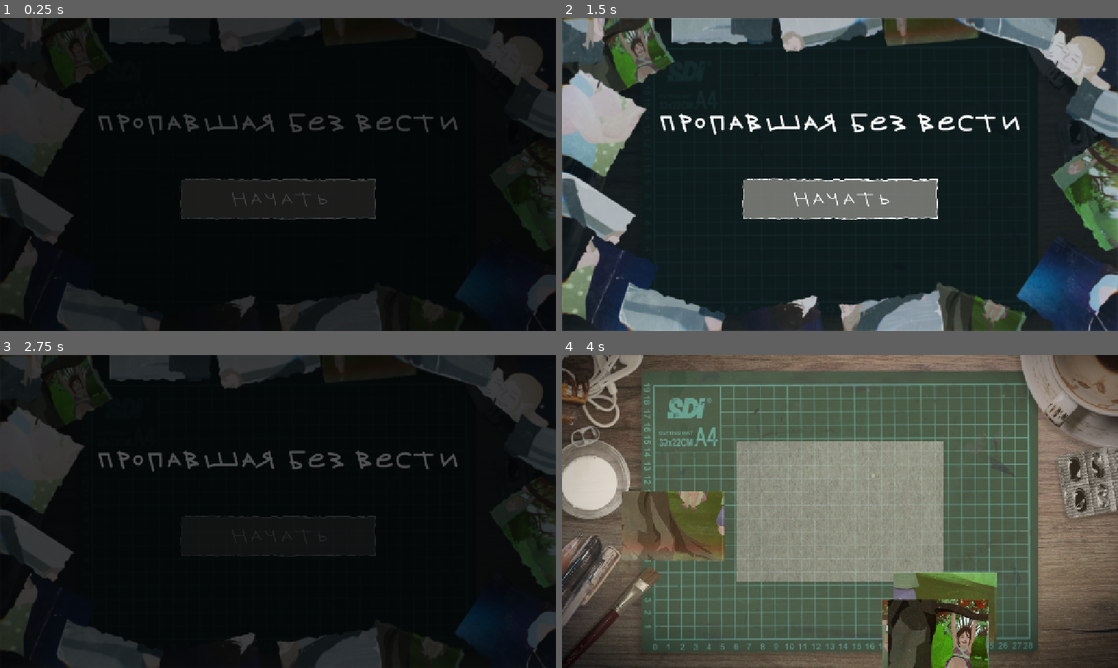
Above: before the commit, frames 1-4 (two rows, left to right).
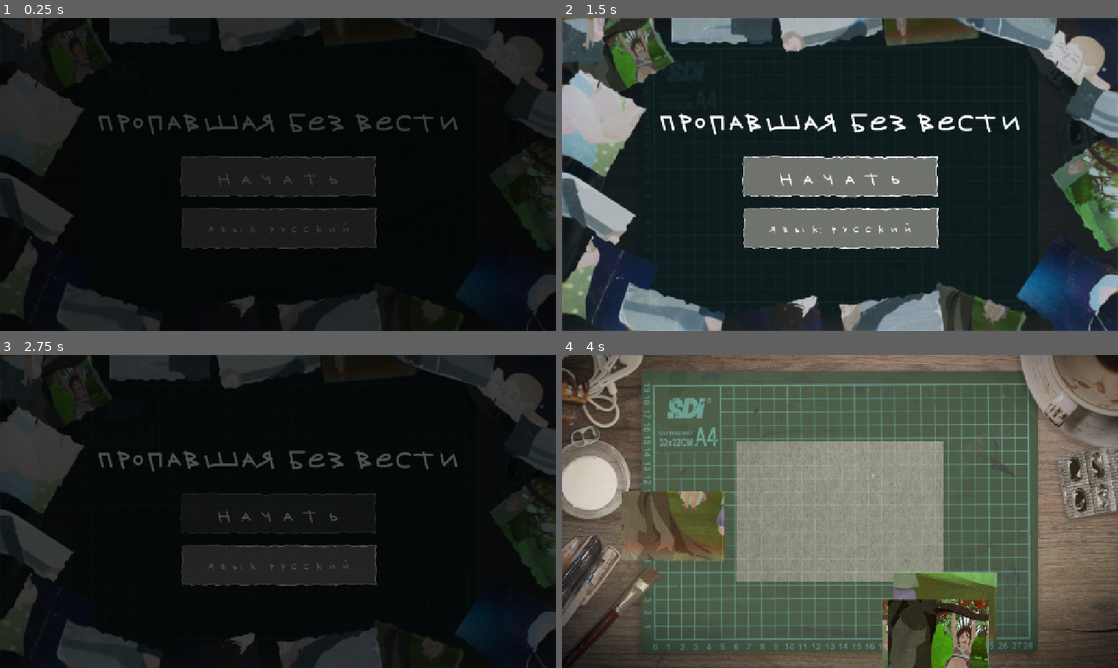
Above: after the commit, the same moments.

Repository: makaroshechke/the-missing
Game: Godot game, scene res://scenes/MainMenu.tscn
Two runs of this game, one before a commit and one after it. Both use one fixed random seed, a clock stepped at 60 frames per second and the inputs below. Sound files missing from this copy of the repository are replaced by a short silence.
Inputs (mouse positions are in pixels of both pictures, inside the frame that each line leads up to; where the layout moved, square brackets give the same spot in the first picture):
- Up to frame 1 (0.25 s): no input
- Up to frame 2 (1.5 s): click (840, 227) at 0.5 s, where only the run after the commit has a clickable "Язык: русский"; click (840, 227) at 1.25 s, where only the run after the commit has a clickable "Language: english"
- Up to frame 3 (2.75 s): click (278, 514) [278, 536] at 2 s
- Up to frame 4 (4 s): click (840, 564) at 2.75 s, where only the run after the commit has a clickable "Язык: русский"; drag from (906, 570) to (934, 633) at 3.52 s

The runs differ from the first frame. In frame 1, 4.8% of the frame differs, in the area x 32-68%, y 44-74%; in frame 2, 7.8%; in frame 3, 3.7%; in frame 4, nothing differs.

Commit message:
Update localization

Diff:
--- /dev/null
+++ b/localization/localization_manager.gd
@@ -0,0 +1,84 @@
+extends Node
+
+signal language_changed
+
+const SAVE_PATH := "user://settings.cfg"
+const SECTION := "localization"
+const KEY_LANG := "language"
+
+# 0 - Русский ("ru"), 1 - Английский ("en")
+var current_lang: String = "ru"
+
+var translations: Dictionary = {
+	"game_title": {
+		"ru": "Пропавшая без вести",
+		"en": "The Missing"
+	},
+	"btn_start": {
+		"ru": "Начать",
+		"en": "Start"
+	},
+	"btn_settings": {
+		"ru": "Настройки",
+		"en": "Settings"
+	},
+	"lang_button": {
+		"ru": "Язык: русский",
+		"en": "Language: english"
+	},
+	# Игровые/системные сообщения (пример)
+	"hint_puzzle": {
+		"ru": "Перетащите фрагменты, чтобы собрать картину.",
+		"en": "Drag the pieces to complete the picture."
+	},
+	# Финальная сцена (EndingScene)
+	"ending_text_1": {
+		"ru": "По итогам 2025 года в России десятки тысяч людей\nтак и не вернулись домой , растворившись\nв статистике ненайденных .",
+		"en": "According to 2025 figures in Russia , tens of thousands\n of people never made it home , dissolving\ninto the statistics of the missing ."
+	},
+	"ending_text_2": {
+		"ru": "Единственное , что остается их близким в этой\nзвенящей тишине — это призрачная надежда\nи наши воспоминания о них .",
+		"en": "All that remains for their loved ones in this\nringing silence is a faint , ghostly hope\nand our memories of them ."
+	}
+}
+
+func _ready() -> void:
+	load_language()
+
+func set_language_by_index(index: int) -> void:
+	set_language("en" if index == 1 else "ru")
+
+func set_language(lang_code: String) -> void:
+	if lang_code != "ru" and lang_code != "en":
+		lang_code = "ru"
+	current_lang = lang_code
+	save_language()
+	language_changed.emit()
+
+func toggle_language() -> void:
+	set_language("en" if current_lang == "ru" else "ru")
+
+func get_lang_index() -> int:
+	return 1 if current_lang == "en" else 0
+
+func tr_key(key: String) -> String:
+	if not translations.has(key):
+		push_warning("Missing translation key: " + key)
+		return key
+	var entry: Dictionary = translations[key]
+	if entry.has(current_lang):
+		return str(entry[current_lang])
+	return str(entry.get("ru", key))
+
+func save_language() -> void:
+	var cfg := ConfigFile.new()
+	cfg.load(SAVE_PATH)
+	cfg.set_value(SECTION, KEY_LANG, current_lang)
+	cfg.save(SAVE_PATH)
+
+func load_language() -> void:
+	var cfg := ConfigFile.new()
+	if cfg.load(SAVE_PATH) == OK:
+		var saved: String = str(cfg.get_value(SECTION, KEY_LANG, "ru"))
+		if saved == "ru" or saved == "en":
+			current_lang = saved
--- /dev/null
+++ b/localization/localized_text.gd
@@ -0,0 +1,12 @@
+extends Label
+
+@export var translation_key: String = ""
+
+func _ready() -> void:
+	LocalizationManager.language_changed.connect(_update_text)
+	_update_text()
+
+func _update_text() -> void:
+	if translation_key.is_empty():
+		return
+	text = LocalizationManager.tr_key(translation_key)
--- a/project.godot
+++ b/project.godot
@@ -18,6 +18,7 @@
 [autoload]
 
 AudioManager="*uid://10538fi40wwl"
+LocalizationManager="*uid://ct3l7yyoe74ii"
 
 [display]
 
--- a/scenes/EndingScene.tscn
+++ b/scenes/EndingScene.tscn
@@ -2,6 +2,7 @@
 
 [ext_resource type="Script" uid="uid://c3i1n5uccoms3" path="res://scripts/ending_scene.gd" id="1_as4tj"]
 [ext_resource type="FontFile" uid="uid://b8krovulyf1sc" path="res://assets/alcotton.ttf" id="3_4qy0h"]
+[ext_resource type="Script" uid="uid://5omuae6r0swk" path="res://localization/localized_text.gd" id="3_oygov"]
 
 [sub_resource type="FontVariation" id="FontVariation_ldsnl"]
 base_font = ExtResource("3_4qy0h")
@@ -49,6 +50,8 @@
 в статистике ненайденных."
 label_settings = SubResource("LabelSettings_ldsnl")
 horizontal_alignment = 1
+script = ExtResource("3_oygov")
+translation_key = "ending_text_1"
 
 [node name="Text2" type="Label" parent="." unique_id=1499145454]
 modulate = Color(1, 1, 1, 0)
@@ -68,3 +71,5 @@
 и наши воспоминания о них."
 label_settings = SubResource("LabelSettings_ldsnl")
 horizontal_alignment = 1
+script = ExtResource("3_oygov")
+translation_key = "ending_text_2"
--- a/scenes/MainMenu.tscn
+++ b/scenes/MainMenu.tscn
@@ -3,6 +3,7 @@
 [ext_resource type="Script" uid="uid://own257yyw5x0" path="res://scripts/main_menu.gd" id="1_ow34m"]
 [ext_resource type="Texture2D" uid="uid://d0woswesn6plk" path="res://assets/backgrounds/пазал 0.png" id="2_l72w3"]
 [ext_resource type="Texture2D" uid="uid://dh3exwrrok2ex" path="res://assets/button.png" id="3_826wr"]
+[ext_resource type="Script" uid="uid://5omuae6r0swk" path="res://localization/localized_text.gd" id="3_l72w3"]
 [ext_resource type="FontFile" uid="uid://b8krovulyf1sc" path="res://assets/alcotton.ttf" id="4_ucygd"]
 
 [sub_resource type="FontVariation" id="FontVariation_glbon"]
@@ -13,6 +14,24 @@
 font = SubResource("FontVariation_glbon")
 font_size = 74
 outline_size = 5
+
+[sub_resource type="FontVariation" id="FontVariation_l72w3"]
+base_font = ExtResource("4_ucygd")
+spacing_glyph = -17
+
+[sub_resource type="LabelSettings" id="LabelSettings_826wr"]
+font = SubResource("FontVariation_l72w3")
+font_size = 52
+outline_size = 2
+
+[sub_resource type="FontVariation" id="FontVariation_ucygd"]
+base_font = ExtResource("4_ucygd")
+spacing_glyph = -5
+
+[sub_resource type="LabelSettings" id="LabelSettings_mipys"]
+font = SubResource("FontVariation_ucygd")
+font_size = 25
+outline_size = 2
 
 [node name="MainMenu" type="Control" unique_id=175852005]
 layout_mode = 3
@@ -43,6 +62,8 @@
 text = "Пропавшая без вести"
 label_settings = SubResource("LabelSettings_jix8l")
 horizontal_alignment = 1
+script = ExtResource("3_l72w3")
+translation_key = "game_title"
 
 [node name="StartButton" type="Button" parent="." unique_id=853063222]
 layout_mode = 1
@@ -51,14 +72,76 @@
 anchor_top = 0.5
 anchor_right = 0.5
 anchor_bottom = 0.5
-offset_left = -231.5
-offset_top = 2.5
-offset_right = 231.5
-offset_bottom = 109.5
+offset_left = -231.0
+offset_top = -49.0
+offset_right = 232.0
+offset_bottom = 58.0
 grow_horizontal = 2
 grow_vertical = 2
+theme_override_fonts/font = ExtResource("4_ucygd")
+theme_override_font_sizes/font_size = 48
 icon = ExtResource("3_826wr")
 flat = true
+icon_alignment = 1
+
+[node name="Start" type="Label" parent="StartButton" unique_id=473161619]
+layout_mode = 1
+anchors_preset = 8
+anchor_left = 0.5
+anchor_top = 0.5
+anchor_right = 0.5
+anchor_bottom = 0.5
+offset_left = -448.5
+offset_top = -51.5
+offset_right = 446.5
+offset_bottom = 52.5
+grow_horizontal = 2
+grow_vertical = 2
+text = "Начать"
+label_settings = SubResource("LabelSettings_826wr")
+horizontal_alignment = 1
+vertical_alignment = 1
+script = ExtResource("3_l72w3")
+translation_key = "btn_start"
+
+[node name="LanguageButton" type="Button" parent="." unique_id=2083146923]
+layout_mode = 1
+anchors_preset = 8
+anchor_left = 0.5
+anchor_top = 0.5
+anchor_right = 0.5
+anchor_bottom = 0.5
+offset_left = -229.0
+offset_top = 70.0
+offset_right = 234.0
+offset_bottom = 177.0
+grow_horizontal = 2
+grow_vertical = 2
+theme_override_fonts/font = ExtResource("4_ucygd")
+theme_override_font_sizes/font_size = 48
+icon = ExtResource("3_826wr")
+flat = true
+icon_alignment = 1
+
+[node name="language" type="Label" parent="LanguageButton" unique_id=13985687]
+layout_mode = 1
+anchors_preset = 8
+anchor_left = 0.5
+anchor_top = 0.5
+anchor_right = 0.5
+anchor_bottom = 0.5
+offset_left = -448.5
+offset_top = -51.5
+offset_right = 446.5
+offset_bottom = 52.5
+grow_horizontal = 2
+grow_vertical = 2
+text = "Язык: русский"
+label_settings = SubResource("LabelSettings_mipys")
+horizontal_alignment = 1
+vertical_alignment = 1
+script = ExtResource("3_l72w3")
+translation_key = "lang_button"
 
 [node name="FadeLayer" type="ColorRect" parent="." unique_id=1603021455]
 layout_mode = 1
--- a/scripts/ending_scene.gd
+++ b/scripts/ending_scene.gd
@@ -5,8 +5,9 @@
 @onready var text1: Label = $Text1
 @onready var text2: Label = $Text2
 
-
 func _ready() -> void:
+	text1.text = LocalizationManager.tr_key("ending_text_1")
+	text2.text = LocalizationManager.tr_key("ending_text_2")
 	text1.modulate.a = 0.0
 	text2.modulate.a = 0.0
 	await get_tree().create_timer(1.0).timeout
--- a/scripts/main_menu.gd
+++ b/scripts/main_menu.gd
@@ -3,6 +3,7 @@
 @export var first_puzzle_scene: String = "res://scenes/PuzzleLevel.tscn"
 
 @onready var start_button: Button = $StartButton
+@onready var lang_button: Button = $LanguageButton
 @onready var fade_layer: ColorRect = $FadeLayer
 
 func _ready() -> void:
@@ -10,9 +11,16 @@
 	fade_layer.mouse_filter = Control.MOUSE_FILTER_IGNORE
 	fade_layer.move_to_front()
 	fade_layer.modulate.a = 1.0
+
 	start_button.pressed.connect(_on_start_pressed)
+	lang_button.pressed.connect(_on_language_pressed)
+
 	var tween := create_tween()
 	tween.tween_property(fade_layer, "modulate:a", 0.0, 1.0)
+
+func _on_language_pressed() -> void:
+	AudioManager.play_button()
+	LocalizationManager.toggle_language()
 
 func _on_start_pressed() -> void:
 	AudioManager.play_button()
--- a/scripts/puzzle_level.gd
+++ b/scripts/puzzle_level.gd
@@ -1,3 +1,4 @@
+
 extends Control
 
 @export var puzzle_texture: Texture2D
@@ -15,6 +16,8 @@
 var total_pieces: int = 0
 var locked_pieces: int = 0
 var sob_loop_active: bool = false
+var puzzle_completed: bool = false
+var transition_started: bool = false
 
 func _ready() -> void:
 	randomize()
@@ -33,9 +36,15 @@
 
 
 func _create_puzzle() -> void:
+	if puzzle_texture == null:
+		push_error("Puzzle texture is not assigned!")
+		return
+	if columns <= 0 or rows <= 0:
+		push_error("Columns and rows must be greater than zero!")
+		return
 	total_pieces = columns * rows
 	locked_pieces = 0
-	var texture_size := puzzle_texture.get_size()
+	var texture_size: Vector2 = puzzle_texture.get_size()
 	var piece_texture_size := Vector2(
 		texture_size.x / columns,
 		texture_size.y / rows
@@ -44,12 +53,15 @@
 		puzzle_area.size.x / columns,
 		puzzle_area.size.y / rows
 	)
-	for y in rows:
-		for x in columns:
+	for y in range(rows):
+		for x in range(columns):
 			var atlas := AtlasTexture.new()
 			atlas.atlas = puzzle_texture
 			atlas.region = Rect2(
-				Vector2(x * piece_texture_size.x, y * piece_texture_size.y),
+				Vector2(
+					x * piece_texture_size.x,
+					y * piece_texture_size.y
+				),
 				piece_texture_size
 			)
 			var correct_pos := puzzle_area.global_position + Vector2(
@@ -60,7 +72,7 @@
 				randf_range(80, 1050),
 				randf_range(80, 560)
 			)
-			var piece := piece_scene.instantiate()
+			var piece = piece_scene.instantiate()
 			pieces_parent.add_child(piece)
 			piece.init_piece(
 				atlas,
@@ -71,14 +83,17 @@
 			piece.rotation_degrees = 0
 			piece.piece_locked.connect(_on_piece_locked)
 
-
 func _on_piece_locked() -> void:
+	if puzzle_completed:
+		return
 	locked_pieces += 1
 	if locked_pieces >= total_pieces:
 		_on_puzzle_completed()
 
-
 func _on_puzzle_completed() -> void:
+	if puzzle_completed:
+		return
+	puzzle_completed = true
 	sob_loop_active = false
 	AudioManager.play_brush()
 	next_button.visible = true
@@ -86,27 +101,63 @@
 	next_button.move_to_front()
 	next_button.modulate.a = 0.0
 	var tween := create_tween()
-	tween.tween_property(next_button, "modulate:a", 1.0, 1.0)
-
+	tween.tween_property(
+		next_button,
+		"modulate:a",
+		1.0,
+		1.0
+	)
 
 func _fade_in() -> void:
 	var tween := create_tween()
-	tween.tween_property(fade_layer, "modulate:a", 0.0, 1.0)
+	tween.tween_property(
+		fade_layer,
+		"modulate:a",
+		0.0,
+		1.0
+	)
 
 func _start_sob_loop() -> void:
+	var scene_tree := get_tree()
 	sob_loop_active = true
-	while sob_loop_active:
+	while sob_loop_active and is_inside_tree():
 		AudioManager.play_sob()
-		while AudioManager.sob_player.playing:
-			await get_tree().process_frame
-		await get_tree().create_timer(randf_range(5.0, 6.0)).timeout
+		while (
+			sob_loop_active
+			and is_inside_tree()
+			and AudioManager.sob_player.playing
+		):
+			await scene_tree.process_frame
+		if not sob_loop_active or not is_inside_tree():
+			break
+		await scene_tree.create_timer(
+			randf_range(5.0, 6.0)
+		).timeout
+
+func _exit_tree() -> void:
+	sob_loop_active = false
 
 func _on_next_button_pressed() -> void:
+	if transition_started:
+		return
+	transition_started = true
+	sob_loop_active = false
+	next_button.disabled = true
 	AudioManager.play_button()
-	next_button.disabled = true
 	fade_layer.move_to_front()
 	fade_layer.modulate.a = 0.0
 	var tween := create_tween()
-	tween.tween_property(fade_layer, "modulate:a", 1.0, 1.0)
+	tween.tween_property(
+		fade_layer,
+		"modulate:a",
+		1.0,
+		1.0
+	)
 	await tween.finished
-	get_tree().change_scene_to_file(next_scene)
+	if not is_inside_tree():
+		return
+	var result := get_tree().change_scene_to_file(next_scene)
+	if result != OK:
+		push_error("Failed to change scene: " + next_scene)
+		transition_started = false
+		next_button.disabled = false
Binary file changed: assets/button.png
Not shown, added: localization/localization_manager.gd.uid
Not shown, added: localization/localized_text.gd.uid
